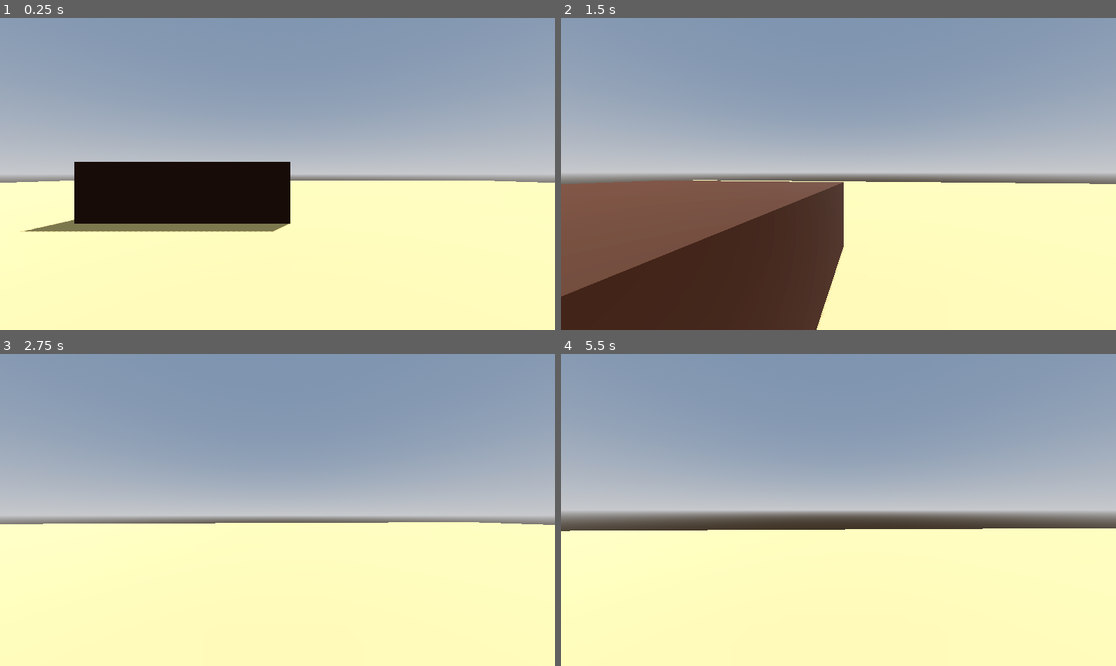
Above: before the commit, frames 1-4 (two rows, left to right).
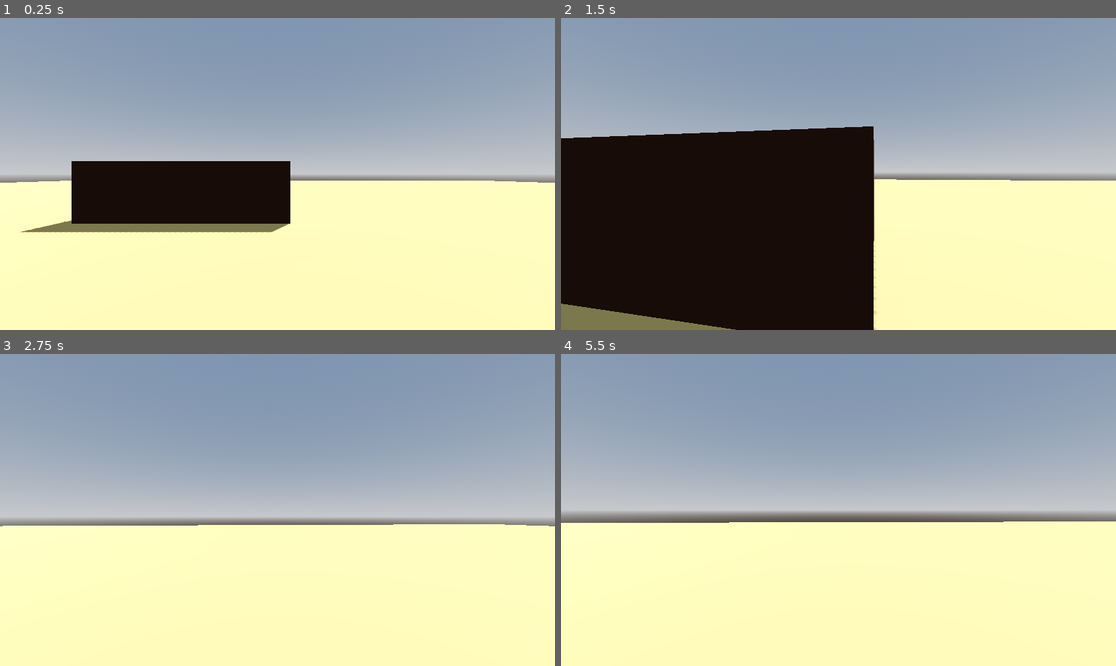
Above: after the commit, the same moments.

Repository: kurushimee/hinter
Game: Godot game, scene res://scenes/world.tscn
Same seed, same stepped clock (60 frames per second), same inputs: the game is played once before the commit and once after it.
Inputs (mouse positions are in pixels of both pictures, inside the frame that each line leads up to):
- Up to frame 1 (0.25 s): no input
- Up to frame 2 (1.5 s): move the mouse to (866, 174) at 0.52 s; hold Shift (sprint, bound only before the commit) 0.53-1.28 s; hold W (move_forward) from 0.53 s (still down); tap Space (jump, bound only before the commit) at 0.77, 0.8, 1.07, 1.35 s; move the mouse to (810, 174) at 1.27 s
- Up to frame 3 (2.75 s): keep holding W (move_forward); tap Space (jump, bound only before the commit) at 1.52, 1.82, 2.3 s; tap Shift (sprint, bound only before the commit) at 1.55 s; move the mouse to (288, 503) at 2.02 s; hold Shift (sprint, bound only before the commit) from 2.03 s (still down)
- Up to frame 4 (5.5 s): keep holding W (move_forward); move the mouse to (832, 516) at 2.77 s; release Shift (sprint, bound only before the commit) at 2.78 s; tap Shift (sprint, bound only before the commit) at 2.85, 4.35 s; tap Space (jump, bound only before the commit) at 3.02, 3.32, 3.6, 3.77, 4.07, 4.52, 4.82, 5.3 s; move the mouse to (877, 513) at 3.52 s; move the mouse to (794, 506) at 4.27 s; move the mouse to (844, 510) at 5.02 s; hold Shift (sprint, bound only before the commit) from 5.03 s (still down)

The runs differ from the first frame. In frame 1, 0.4% of the frame differs, in the area x 3-53%, y 45-69%; in frame 2, 36%, in the area x 0-100%, y 34-100%; in frame 3, 1.6%; in frame 4, 2.3%.

Commit message:
Simplify movement

Diff:
--- a/project.godot
+++ b/project.godot
@@ -17,11 +17,6 @@
 
 [input]
 
-jump={
-"deadzone": 0.5,
-"events": [Object(InputEventKey,"resource_local_to_scene":false,"resource_name":"","device":-1,"window_id":0,"alt_pressed":false,"shift_pressed":false,"ctrl_pressed":false,"meta_pressed":false,"pressed":false,"keycode":0,"physical_keycode":32,"key_label":0,"unicode":32,"location":0,"echo":false,"script":null)
-]
-}
 move_left={
 "deadzone": 0.5,
 "events": [Object(InputEventKey,"resource_local_to_scene":false,"resource_name":"","device":-1,"window_id":0,"alt_press …(191 unchanged characters)…
@@ -42,8 +37,3 @@
 "events": [Object(InputEventKey,"resource_local_to_scene":false,"resource_name":"","device":-1,"window_id":0,"alt_press …(192 unchanged characters)…
 ]
 }
-sprint={
-"deadzone": 0.5,
-"events": [Object(InputEventKey,"resource_local_to_scene":false,"resource_name":"","device":-1,"window_id":0,"alt_pressed":false,"shift_pressed":false,"ctrl_pressed":false,"meta_pressed":false,"pressed":false,"keycode":0,"physical_keycode":4194325,"key_label":0,"unicode":0,"location":0,"echo":false,"script":null)
-]
-}
--- a/scripts/player.gd
+++ b/scripts/player.gd
@@ -1,9 +1,7 @@
 extends CharacterBody3D
 
 # Movement constants
-const WALK_SPEED = 5.0
-const SPRINT_SPEED = 8.0
-const JUMP_VELOCITY = 4.5
+const SPEED = 5.0
 const GROUND_FRICTION = 7.0
 const AIR_FRICTION = 3.0
 const SENSITIVITY = 0.003
@@ -12,11 +10,6 @@
 const BOB_FREQUENCY = 2.0
 const BOB_AMPLITUDE = 0.08
 
-# FOV constants
-const BASE_FOV = 75.0
-const FOV_CHANGE = 1.5
-
-var speed: float
 var t_bob := 0.0
 
 @onready var head: Node3D = $Head
@@ -39,38 +32,23 @@
 	if not is_on_floor():
 		velocity += get_gravity() * delta
 
-	# Handle jump.
-	if Input.is_action_just_pressed("jump") and is_on_floor():
-		velocity.y = JUMP_VELOCITY
-
-	# Handle sprint.
-	if Input.is_action_pressed("sprint"):
-		speed = SPRINT_SPEED
-	else:
-		speed = WALK_SPEED
-
 	# Get the input direction and handle the movement/deceleration.
 	var input_dir := Input.get_vector("move_left", "move_right", "move_forward", "move_backward")
 	var direction := (head.transform.basis * Vector3(input_dir.x, 0, input_dir.y)).normalized()
 	if is_on_floor():
 		if direction:
-			velocity.x = direction.x * speed
-			velocity.z = direction.z * speed
+			velocity.x = direction.x * SPEED
+			velocity.z = direction.z * SPEED
 		else:
-			velocity.x = lerp(velocity.x, direction.x * speed, delta * GROUND_FRICTION)
-			velocity.z = lerp(velocity.z, direction.z * speed, delta * GROUND_FRICTION)
+			velocity.x = lerp(velocity.x, direction.x * SPEED, delta * GROUND_FRICTION)
+			velocity.z = lerp(velocity.z, direction.z * SPEED, delta * GROUND_FRICTION)
 	else:
-		velocity.x = lerp(velocity.x, direction.x * speed, delta * AIR_FRICTION)
-		velocity.z = lerp(velocity.z, direction.z * speed, delta * AIR_FRICTION)
+		velocity.x = lerp(velocity.x, direction.x * SPEED, delta * AIR_FRICTION)
+		velocity.z = lerp(velocity.z, direction.z * SPEED, delta * AIR_FRICTION)
 
 	# Head bob
 	t_bob += delta * velocity.length() * float(is_on_floor())
 	camera.transform.origin = bob_offset(t_bob)
-
-	# FOV
-	var velocity_clamped: float = clamp(velocity.length(), 0.5, SPRINT_SPEED * 2)
-	var target_fov := BASE_FOV + FOV_CHANGE * velocity_clamped
-	camera.fov = lerp(camera.fov, target_fov, delta * 8.0)
 
 	move_and_slide()
 
